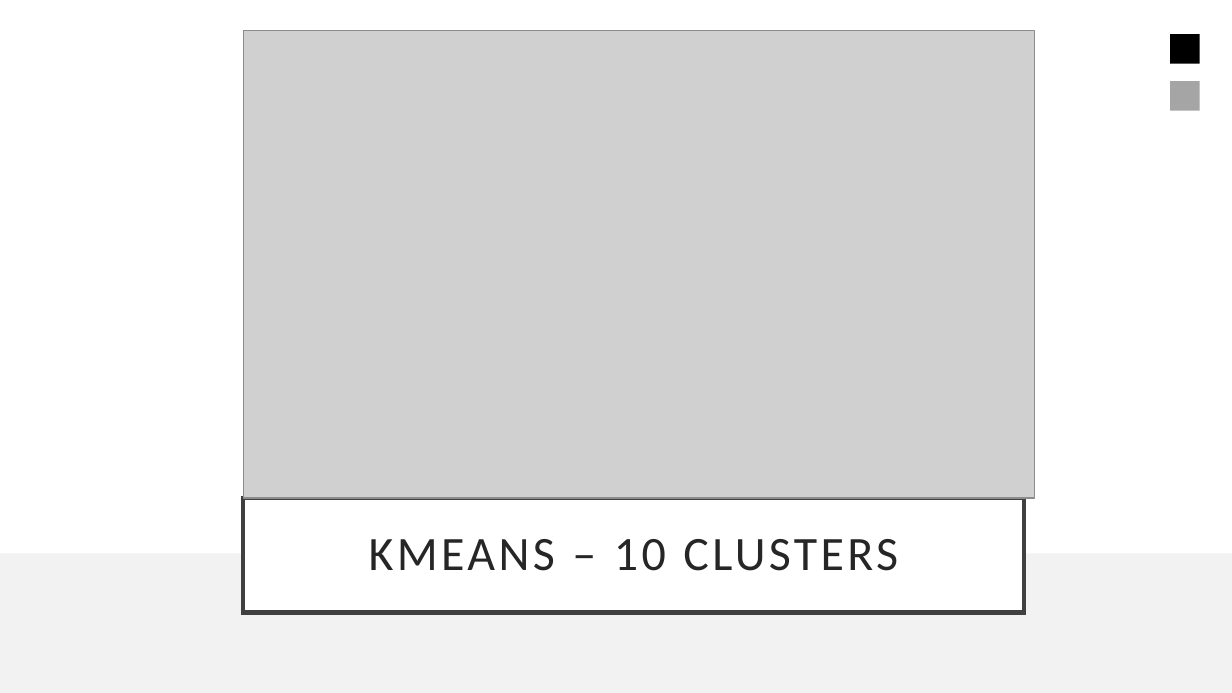
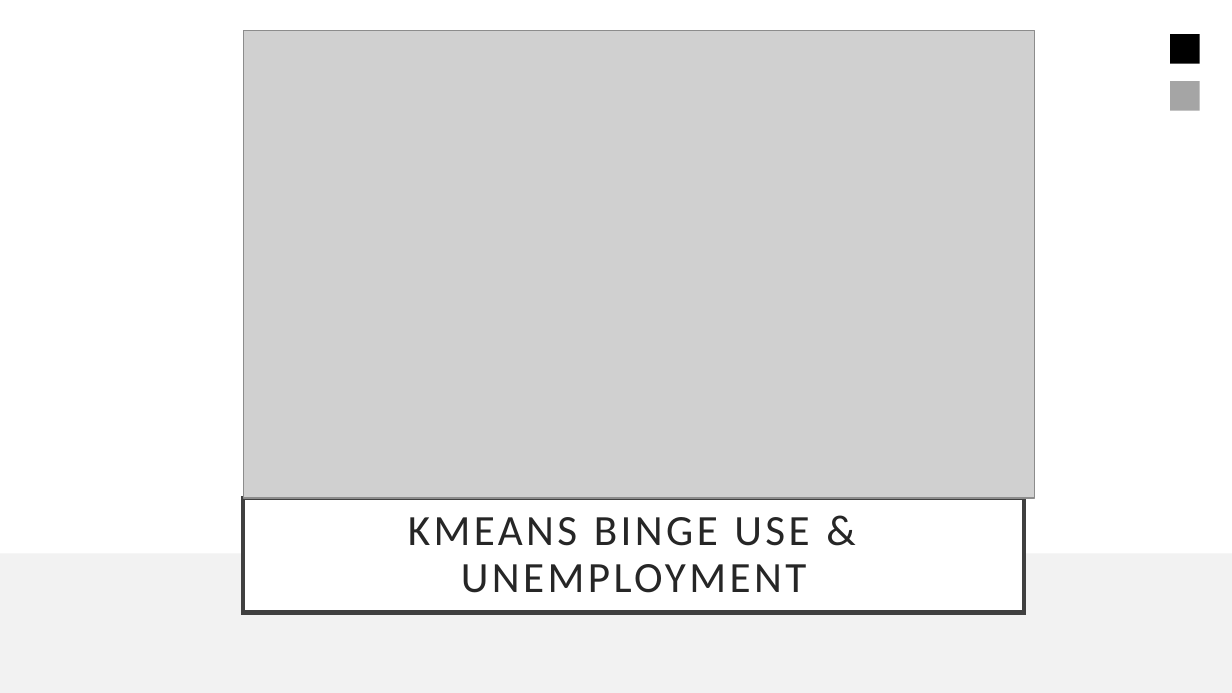
Before and after one commit to khiggins115/capstone_final, a slide deck: slide 20 of deliverables/capstone_KH.pptx (slide 18 before the commit). Drawn at 1232x693 pixels with LibreOffice and Linux fonts; fonts in the diff are those of the drawing; grey boxes stand for pictures. Boxes give left, top, right and bottom in pixels: in the first picture for what was removed or moved away, otherwise in the second. Text is boxed around its words. In the diff, an @@ line names an element or a change of style, - is before the commit and + after.

Commit message:
KMeans got too big, plotly crashed another notebook - final final push

```diff
--- a/deliverables/capstone_KH.pptx
+++ b/deliverables/capstone_KH.pptx
@@ title at box(408, 517, 809, 593): text changed; size 28 to 25.2 pt @@
-KMEANS – 10 CLUSTERS
+KMEANS BINGE USE & UNEMPLOYMENT
```
Also in this commit, not shown: 1 other slide changed, 2 slides added, 11 other files.
